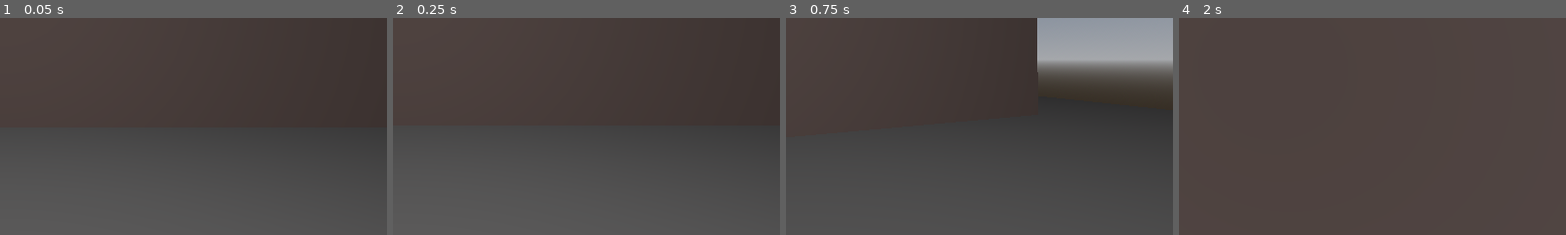
Above: before the commit, frames 1-4 (left to right).
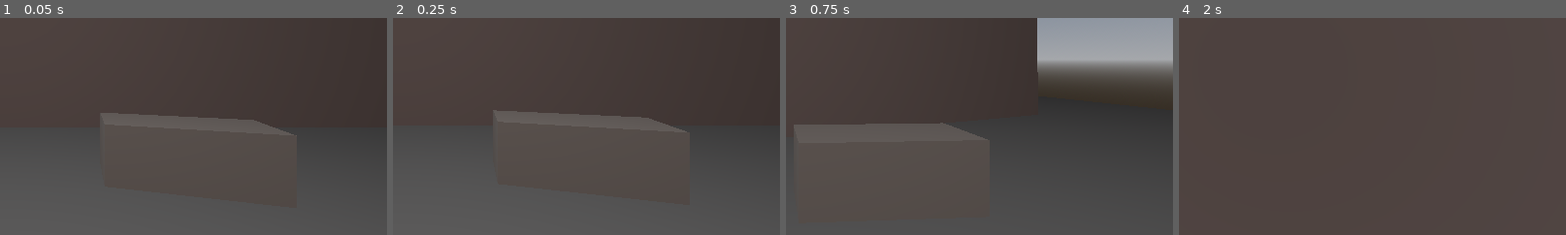
Above: after the commit, the same moments.

Repository: FlstTrnshd/Forgelord
Game: Godot game, scene res://main.tscn
Two runs of this game, one before a commit and one after it. Both use one fixed random seed, a clock stepped at 60 frames per second and the inputs below.
Inputs (mouse positions are % of the whole screen's width and height, from its top left):
- Up to frame 1 (0.05 s): no input
- Up to frame 2 (0.25 s): no input
- Up to frame 3 (0.75 s): tap Enter (confirm) at 0.5 s; move the mouse to (55, 50) at 0.52 s; press the mouse at (55, 50) at 0.53 s; hold W (move_forward) from 0.53 s (still down)
- Up to frame 4 (2 s): keep holding W (move_forward); move the mouse to (45, 50) at 1.27 s; release the mouse at (45, 50) at 1.28 s; tap Enter (confirm) at 1.35 s; click (45, 50) at 1.55 s
The pictures show only the part of the screen within x 50-99%, y 41-91%; the shares and areas given below are measured in that part.

The runs differ from the first frame. In frame 1, 2.6% of the frame differs, in the area x 26-77%, y 43-55%; in frame 2, 2.5%; in frame 3, 3.7%, in the area x 2-53%, y 48-58%; in frame 4, nothing differs.

Commit message:
Workbench Comm

Diff:
--- a/Forge.tscn
+++ b/Forge.tscn
@@ -2,6 +2,7 @@
 
 [ext_resource type="PackedScene" uid="uid://bywbp40wmu0ra" path="res://ingot_shelf.tscn" id="1_q4uuw"]
 [ext_resource type="PackedScene" uid="uid://chj2r66objug5" path="res://Anvil.tscn" id="2_psx6r"]
+[ext_resource type="PackedScene" uid="uid://5xy0uu80awkq" path="res://Workbench.tscn" id="3_tltx3"]
 
 [sub_resource type="StandardMaterial3D" id="StandardMaterial3D_q4uuw"]
 albedo_color = Color(0.14428279, 0.089901544, 0.055120833, 1)
@@ -35,3 +36,6 @@
 
 [node name="StaticBody3D2" parent="." unique_id=1547272412 instance=ExtResource("2_psx6r")]
 transform = Transform3D(1.3113416e-07, 0, 1, 0, 1, 0, -1, 0, 1.3113416e-07, -4.397368, -0.8034103, 1.3264254)
+
+[node name="StaticBody3D3" parent="." unique_id=1214286609 instance=ExtResource("3_tltx3")]
+transform = Transform3D(0.25881907, 0, 0.9659258, 0, 1, 0, -0.9659258, 0, 0.25881907, -3.7760704, -0.65044224, -2.37063)
--- /dev/null
+++ b/Workbench.tscn
@@ -0,0 +1,27 @@
+[gd_scene format=3 uid="uid://5xy0uu80awkq"]
+
+[ext_resource type="PackedScene" uid="uid://dcao06k15o7c0" path="res://anvil_slots.tscn" id="1_iwmi6"]
+[ext_resource type="Script" uid="uid://c0rsskcpybje" path="res://workbench.gd" id="1_jxctb"]
+
+[sub_resource type="StandardMaterial3D" id="StandardMaterial3D_jxctb"]
+albedo_color = Color(0.31805754, 0.17163485, 7.219613e-08, 1)
+
+[sub_resource type="BoxMesh" id="BoxMesh_mbgn7"]
+material = SubResource("StandardMaterial3D_jxctb")
+
+[sub_resource type="BoxShape3D" id="BoxShape3D_eacyk"]
+size = Vector3(2, 0.8, 0.8)
+
+[node name="StaticBody3D" type="StaticBody3D" unique_id=1214286609]
+collision_layer = 2
+script = ExtResource("1_jxctb")
+
+[node name="MeshInstance3D" type="MeshInstance3D" parent="." unique_id=1434104725]
+transform = Transform3D(2, 0, 0, 0, 0.8, 0, 0, 0, 0.8, 0, 0, 0)
+mesh = SubResource("BoxMesh_mbgn7")
+
+[node name="CollisionShape3D" type="CollisionShape3D" parent="." unique_id=1737456896]
+shape = SubResource("BoxShape3D_eacyk")
+
+[node name="Marker3D" parent="." unique_id=915658487 instance=ExtResource("1_iwmi6")]
+transform = Transform3D(1, 0, 0, 0, 1, 0, 0, 0, 1, 0, 0.50241065, 0)
--- a/anvil.gd
+++ b/anvil.gd
@@ -1,11 +1,8 @@
-extends StaticBody3D
-class_name Bench
+extends Bench
 
 const WEAPON_INGOT_COUNT = {1: "Dagger", 2: "Shortsword", 3: "Greatsword"}
 @onready var WeaponScne = load("res://Weapon.tscn")
 @onready var player = get_tree().get_first_node_in_group("player")
-
-var assigned_slots = 0
 
 var forge_confirmed = true
 
@@ -34,10 +31,6 @@
 		instance.rotation_degrees = Vector3(90.0, 0.0, 90.0)
 		instance.get_mesh(weapon, "Blade")
 		PH_Instance = instance
-		set_process_input(false)
-		await get_tree().process_frame
-		await get_tree().process_frame
-		set_process_input(true)
 		forge_confirmed = false
 
 func confirm_forging():
--- a/ingot_shelf.gd
+++ b/ingot_shelf.gd
@@ -1 +1,4 @@
-extends Bench
+extends StaticBody3D
+class_name Bench
+
+var assigned_slots = 0
--- a/shelf_slot_class.gd
+++ b/shelf_slot_class.gd
@@ -19,7 +19,9 @@
 		if item.type == "ingot" or "Weapon" and occupied == false:
 			item.reparent(self)
 			item.global_position = marker.global_position
-			item.rotation = Vector3(0, 0, 0)
+			item.rotation = Vector3(0.0, 0.0, 0.0)
+			if item.type == "Weapon":
+				item.rotation_degrees = Vector3(90.0, 90.0, 0.0)
 			var player = get_tree().get_first_node_in_group("player")
 			player.held = false
 			player.item_held = null
@@ -32,6 +34,8 @@
 				parent.assigned_slots += 1
 				print(parent.assigned_slots)
 				print(item.get_parent())
+			if parent.has_method("auto_craft"):
+				parent.auto_craft()
 
 func removed_slot():
 	print("Uhhh")
--- a/weapon.gd
+++ b/weapon.gd
@@ -20,6 +20,7 @@
 	if not ResourceLoader.exists(path):
 		print("Kill Yourself (Cuck)" + path)
 	else:
+		weapon_type = weapon
 		var instance = load(path).instantiate()
 		instance.scale = Vector3(0.5, 0.5, 0.5)
 		add_child(instance)
--- /dev/null
+++ b/workbench.gd
@@ -0,0 +1,12 @@
+extends Bench
+
+func auto_craft():
+	for child in get_children():
+		if child is Marker3D:
+			for item in child.get_children():
+				print("less shi")
+				if item is Weapon:
+					item.get_mesh(item.weapon_type, "Guard")
+					item.get_mesh(item.weapon_type, "Hilt")
+					item.get_mesh(item.weapon_type, "Pommel")
+					print("shi")
Not shown, added: workbench.gd.uid
